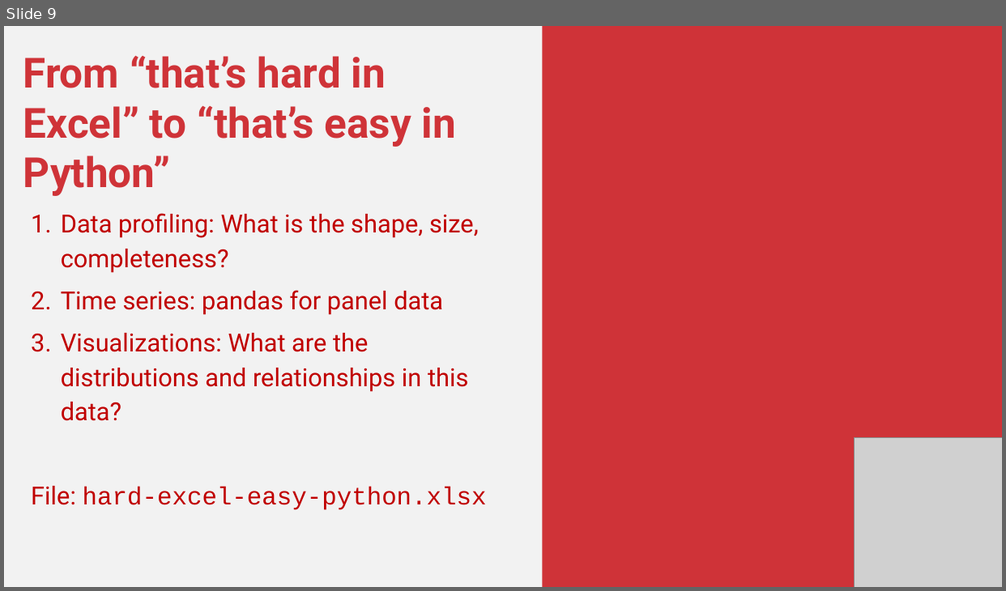
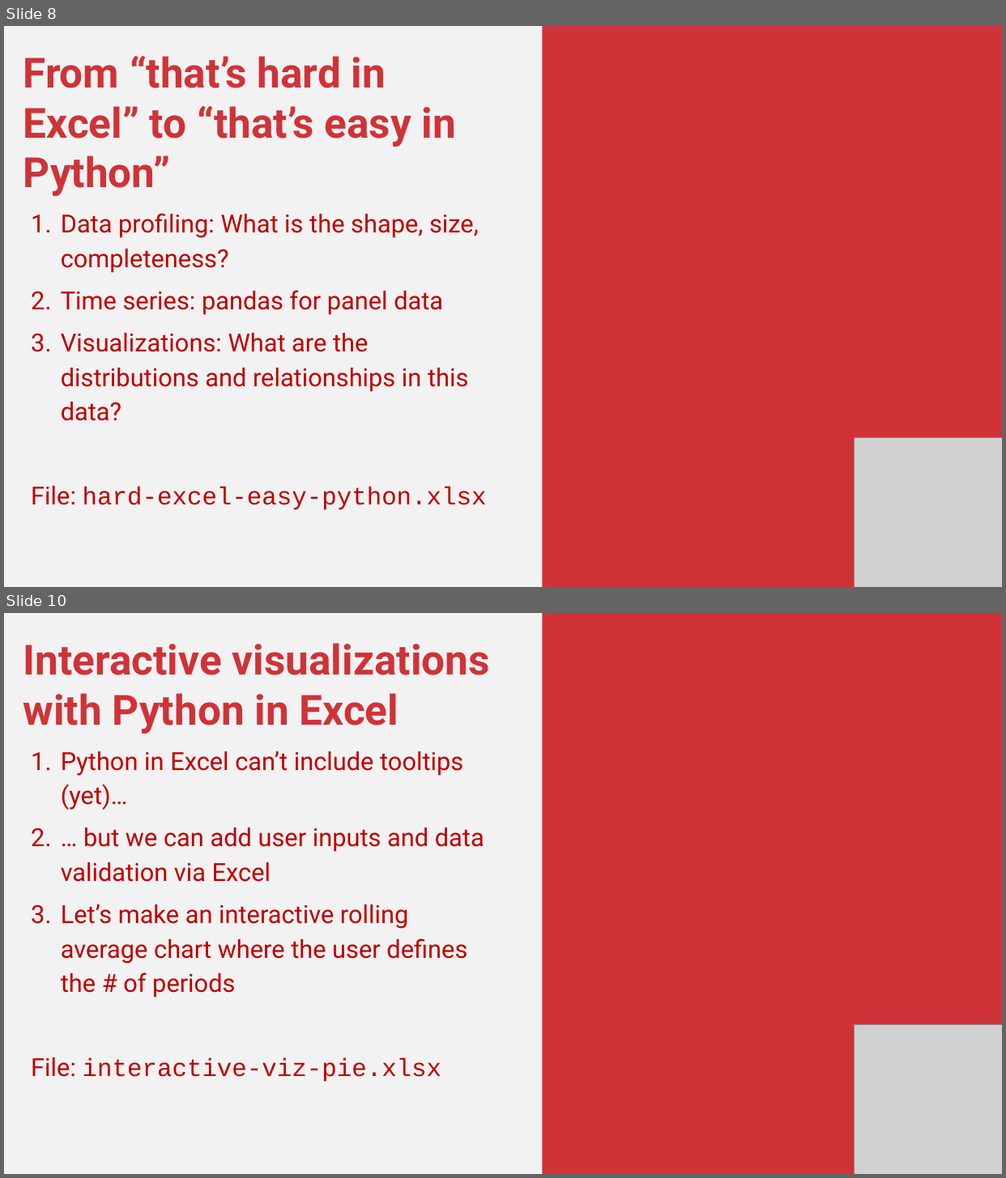
Before and after one commit to stringfestdata/modern-excel-magic-in-a-week, a slide deck: day-4-python-in-excel/day-4-python-in-excel.pptx. Shown one above the other, each under a label of ours: slide 9 before the commit, slides 8 and 10 after it; the slides between them are not shown. The pictures are 1006x591 and 1006x1178 pixels, drawn with LibreOffice and Linux fonts; fonts in the diff are those of the drawing; grey boxes stand for pictures. Boxes give left, top, right and bottom in pixels: in the first picture for what was removed or moved away, otherwise in the second. Text is boxed around its words. In the diff, an @@ line names an element or a change of style, - is before the commit and + after.

```diff
--- a/day-4-python-in-excel/day-4-python-in-excel.pptx
+++ b/day-4-python-in-excel/day-4-python-in-excel.pptx
@@ slide 10 added at <box>4,613,1002,1174</box>, background #F2F2F2 @@
@@ rectangle added at <box>542,613,1002,1174</box>, fill #CF3338 @@
@@ text added at <box>23,643,490,1082</box>, 36 pt, text #C00000 @@
+Interactive visualizations with Python in Excel
+1. Python in Excel can’t include tooltips (yet)…
+2. … but we can add user inputs and data validation via Excel
+3. Let’s make an interactive rolling average chart where the user defines the # of periods
+File: interactive-viz-pie.xlsx
@@ picture added at <box>854,1024,1002,1174</box> @@
@@ what was slide 9 is now slide 8 @@
```
Also in this commit, not shown: 1 other slide added, 4 slides removed, 20 other files.
